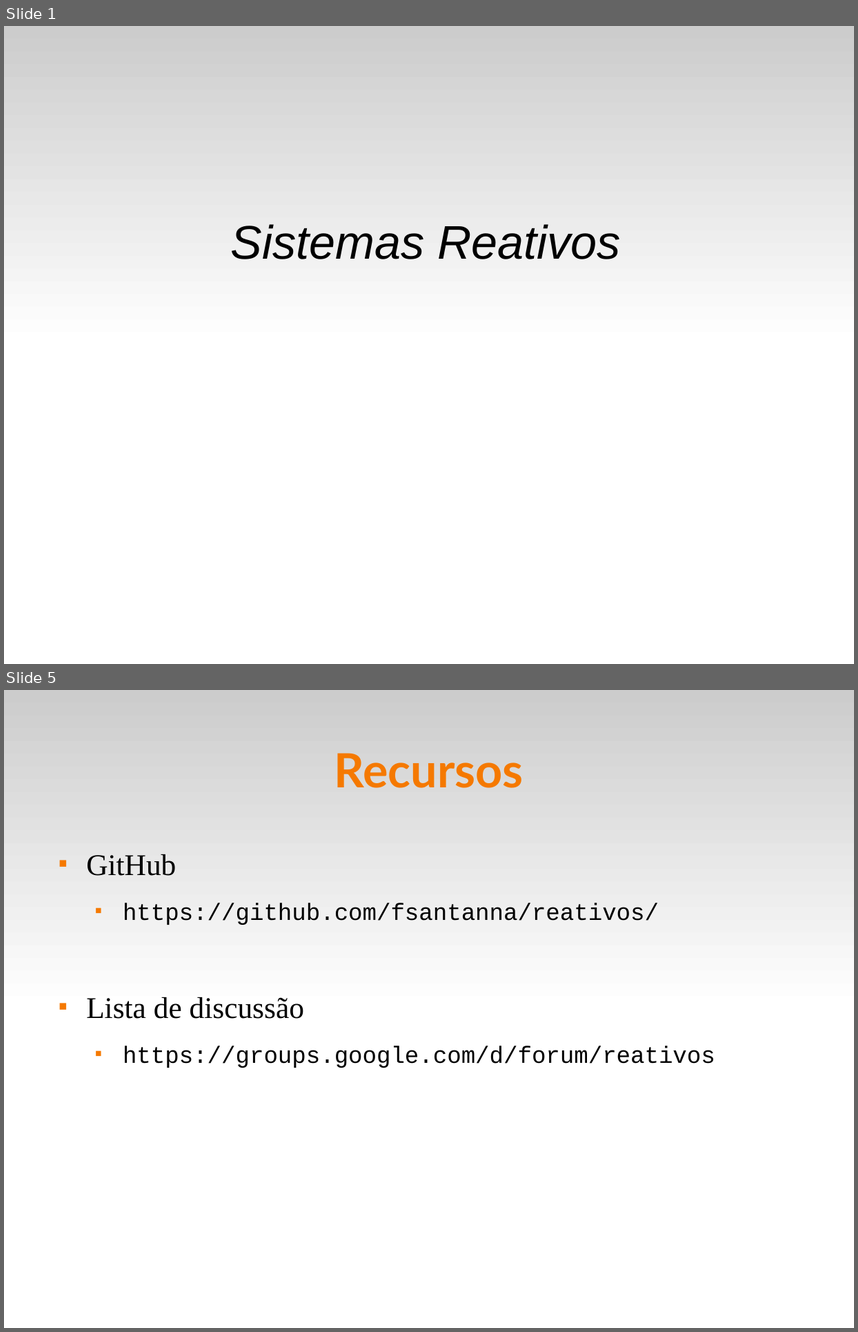
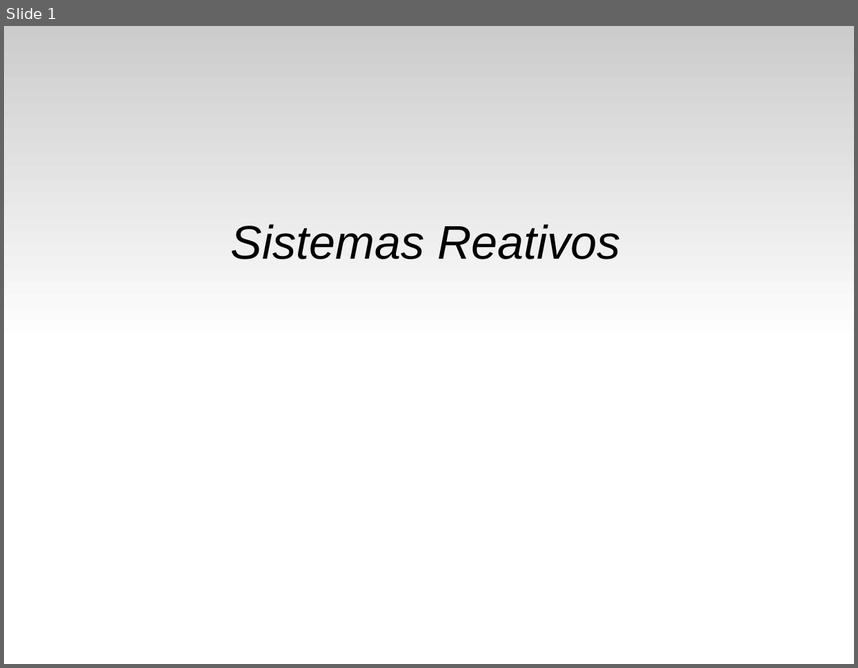
Before and after one commit to fsantanna-uerj/reativos, a slide deck: slides/01_reativos.odp. Shown one above the other, each under a label of ours: slides 1 and 5 before the commit, slide 1 after it; the slides between them are not shown. The pictures are 858x1332 and 858x668 pixels, drawn with LibreOffice and Linux fonts; fonts in the diff are those of the drawing. Boxes give left, top, right and bottom in pixels: in the first picture for what was removed or moved away, otherwise in the second. Text is boxed around its words. In the diff, an @@ line names an element or a change of style, - is before the commit and + after.

```diff
--- a/slides/01_reativos.odp
+++ b/slides/01_reativos.odp
@@ slide 5 removed at <box>4,690,854,1328</box>, background #FFFFFF; not listed: 1 template element that a slide beside it also shows @@
@@ title removed at <box>335,753,524,788</box> @@
-Recursos
@@ text removed at <box>86,854,715,1067</box> @@
-■ GitHub
-  ■ https://github.com/fsantanna/reativos/
-■ Lista de discussão
-  ■ https://groups.google.com/d/forum/reativos
```
Also in this commit, not shown: 1 slide changed, 3 slides added, 2 other slides removed, 1 other file.
